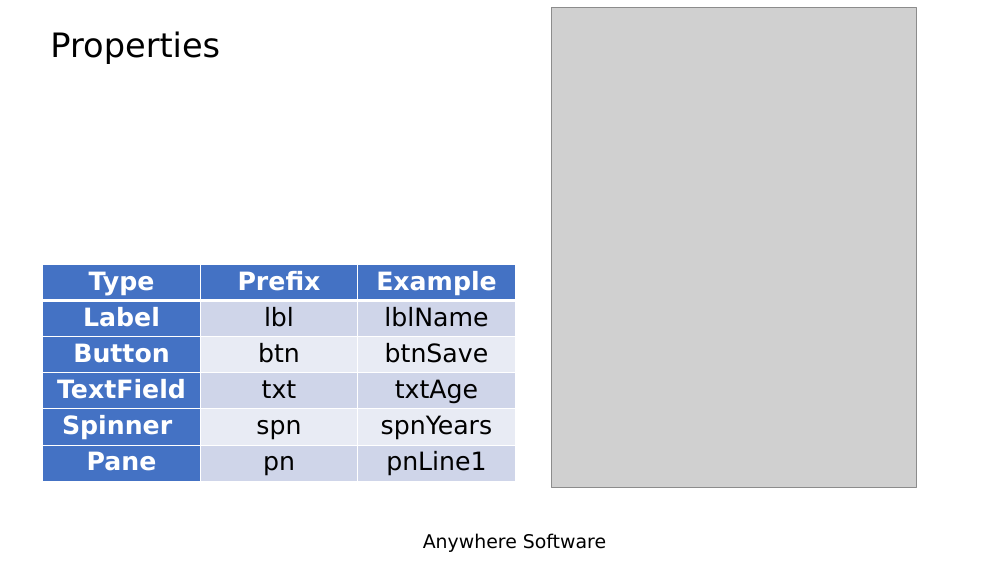
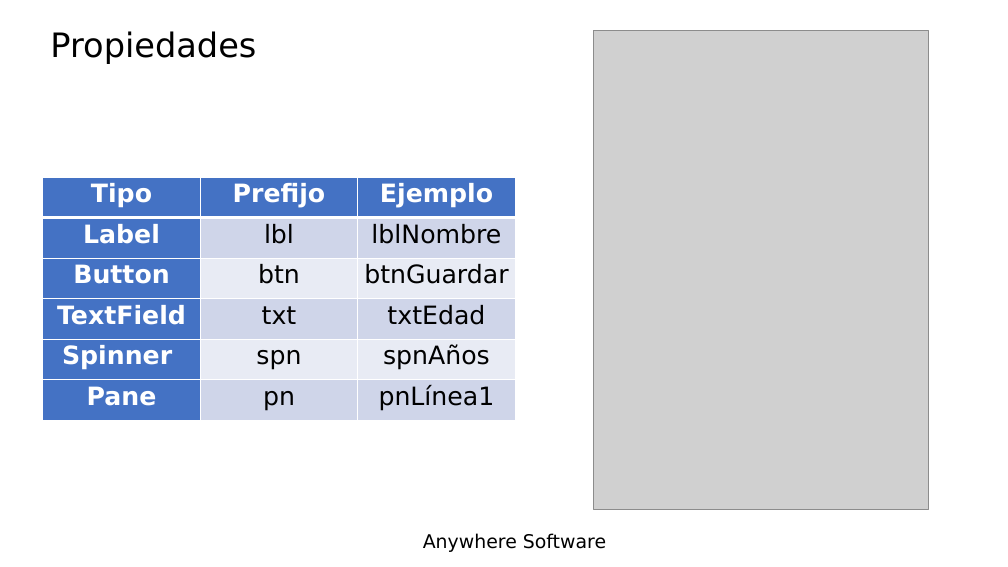
Before and after one commit to Lamashino/Teaching-B4J, a slide deck: slide 8 of Tema 5 - Diseñador/Tema 5 - Diseñador.pptx. Drawn at 1008x567 pixels with LibreOffice and Linux fonts; fonts in the diff are those of the drawing; grey boxes stand for pictures; background and template pictures are left out. Boxes give left, top, right and bottom in pixels: in the first picture for what was removed or moved away, otherwise in the second. Text is boxed around its words. In the diff, an @@ line names an element or a change of style, - is before the commit and + after.

```diff
--- a/Tema 5 - Diseñador/Tema 5 - Diseñador.pptx
+++ b/Tema 5 - Diseñador/Tema 5 - Diseñador.pptx
@@ title at (50,31,256,64): text changed @@
-Properties
+Propiedades
@@ picture: place and size @@
-picture at (552,8,917,488)
+picture at (594,30,929,509)
@@ table at (43,177,515,420) @@
-row 1: Type | Prefix | Example
+row 1: Tipo | Prefijo | Ejemplo
-row 2, column 3: lblName
+row 2, column 3: lblNombre
-row 3, column 3: btnSave
+row 3, column 3: btnGuardar
-row 4, column 3: txtAge
+row 4, column 3: txtEdad
-row 5, column 3: spnYears
+row 5, column 3: spnAños
-row 6, column 3: pnLine1
+row 6, column 3: pnLínea1
@@ table: place and size @@
-table at (43,265,515,481)
+table at (43,177,515,420)
```
Also in this commit, not shown: 9 other slides changed, 10 slides added, 10 slides removed, 2 other files.
